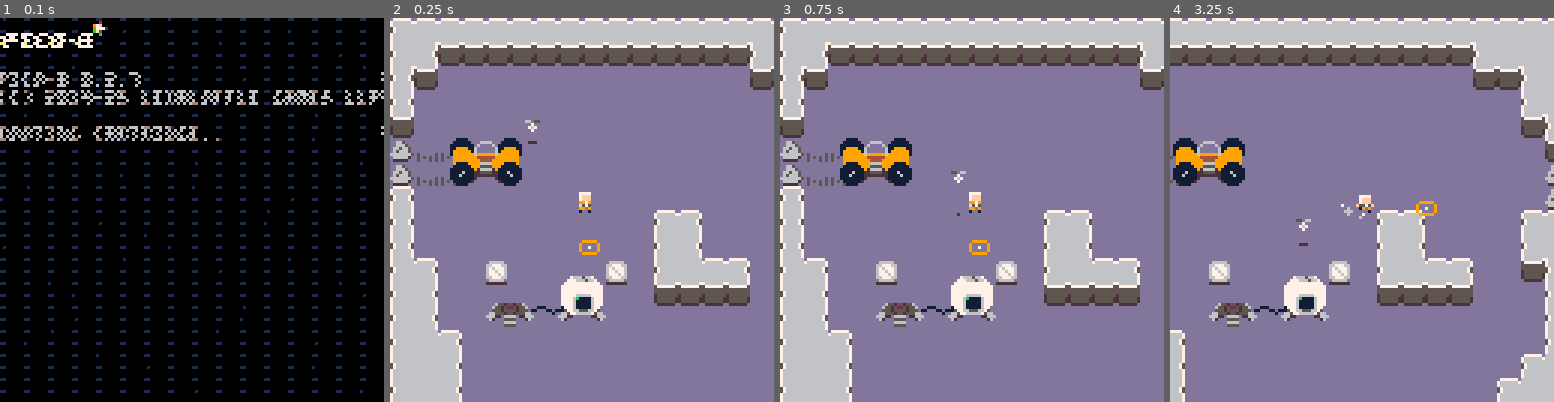
Above: before the commit, frames 1-4 (left to right).
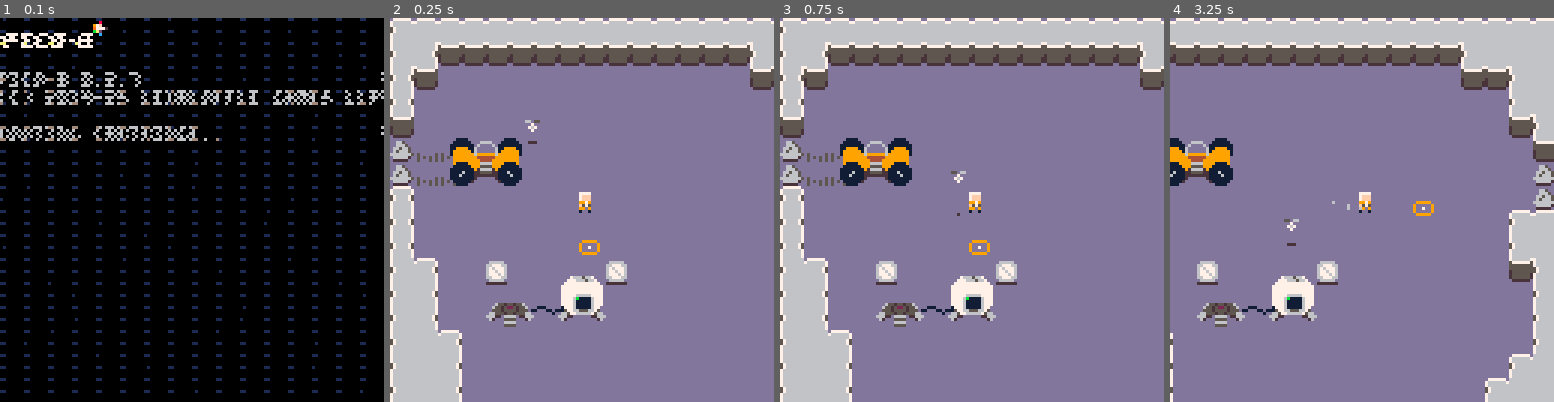
Above: after the commit, the same moments.

Repository: kevinthompson/moonbreak-p8
Game: PICO-8 cartridge moonbreak.p8
Two runs of this game, one before a commit and one after it. Both use one fixed random seed, a clock stepped at 60 frames per second and the inputs below.
Inputs:
- Up to frame 1 (0.1 s): no input
- Up to frame 2 (0.25 s): no input
- Up to frame 3 (0.75 s): tap X (X key) at 0.33 s; tap O (Z key) at 0.7 s
- Up to frame 4 (3.25 s): tap X (X key) at 1.07, 1.85, 2.97 s; hold Right 1.6-2.1 s; tap O (Z key) every 0.4 s from 1.7 to 2.9 s; hold Up 2.15-2.42 s; hold Right 2.47-3.03 s; hold Left from 3.08 s (still down)

Frame 1 is identical in both runs. In frame 2, 4.6% of the frame differs, in the area x 68-94%, y 50-75%; in frame 3, 4.6%; in frame 4, 17%, in the area x 0-100%, y 0-100%.

Commit message:
chore: update sprites

Diff:
--- a/moonbreak.p8
+++ b/moonbreak.p8
@@ -177,11 +177,11 @@
 4307070000000000000000000000000000005d5d5d5d5d5d5d5d0000005d5d5d5d5d5d5d5d5d5d5d5d5d5d5d5d5d5d5d4242424242424242424242424242424242424242424242424242424242424242424242424242424242424242424242424242424242424242424242424242424242424242424242424242424242424242
 4307070000000000000000000040000000004300000000000000000000005d5d5d5d5d5d5d5d5d5d5d5d5d5d5d5d5d5d4242424242424242424242424242424242424242424242424242424242424242424242424242424242424242424242424242424242424242424242424242424242424242424242424242424242424242
 5d00000000000000400000000000000000004300000000000000000000005d5d5d5d5d5d5d5d5d5d5d5d5d5d5d5d5d5d4242424242424242424242424242424242424242424242424242424242424242424242424242424242424242424242424242424242424242424242424242424242424242424242424242424242424242
-5d004000000000000000005d5d000000005d5d5d5d5d5d5d5d00000000005d5d5d5d5d5d5d5d5d5d5d5d5d5d5d5d5d5d4242424242424242424242424242424242424242424242424242424242424242424242424242424242424242424242424242424242424242424242424242424242424242424242424242424242424242
-5d000000000000000000005d5d000000005d5d5d5d5d5d5d5d00000000005d5d5d5d5d5d5d5d5d5d5d5d5d5d5d5d5d5d4242424242424242424242424242424242424242424242424242424242424242424242424242424242424242424242424242424242424242424242424242424242424242424242424242424242424242
-5d5d0000130000000013005d5d5d5d00005d5d5d5d5d5d5d0000000000005d5d5d5d5d5d5d5d5d5d5d5d5d5d5d5d5d5d4242424242424242424242424242424242424242424242424242424242424242424242424242424242424242424242424242424242424242424242424242424242424242424242424242424242424242
-5d5d0000000000000000005d5d5d5d0000005d5d5d5d5d5d5d5d0000005d5d5d5d5d5d5d5d5d5d5d5d5d5d5d5d5d5d5d4242424242424242424242424242424242424242424242424242424242424242424242424242424242424242424242424242424242424242424242424242424242424242424242424242424242424242
-5d5d000000400000000000400000000000005d5d5d5d5d5d5d5d5d5d5d5d5d5d5d5d5d5d5d5d5d5d5d5d5d5d5d5d5d5d4242424242424242424242424242424242424242424242424242424242424242424242424242424242424242424242424242424242424242424242424242424242424242424242424242424242424242
+5d004000000000000000000000000000005d5d5d5d5d5d5d5d00000000005d5d5d5d5d5d5d5d5d5d5d5d5d5d5d5d5d5d4242424242424242424242424242424242424242424242424242424242424242424242424242424242424242424242424242424242424242424242424242424242424242424242424242424242424242
+5d000000000000000000000000000000005d5d5d5d5d5d5d5d00000000005d5d5d5d5d5d5d5d5d5d5d5d5d5d5d5d5d5d4242424242424242424242424242424242424242424242424242424242424242424242424242424242424242424242424242424242424242424242424242424242424242424242424242424242424242
+5d5d0000130000000013000000000000005d5d5d5d5d5d5d0000000000005d5d5d5d5d5d5d5d5d5d5d5d5d5d5d5d5d5d4242424242424242424242424242424242424242424242424242424242424242424242424242424242424242424242424242424242424242424242424242424242424242424242424242424242424242
+5d5d000000000000000000000000000000005d5d5d5d5d5d5d5d0000005d5d5d5d5d5d5d5d5d5d5d5d5d5d5d5d5d5d5d4242424242424242424242424242424242424242424242424242424242424242424242424242424242424242424242424242424242424242424242424242424242424242424242424242424242424242
+5d5d000000400000000000000000000000005d5d5d5d5d5d5d5d5d5d5d5d5d5d5d5d5d5d5d5d5d5d5d5d5d5d5d5d5d5d4242424242424242424242424242424242424242424242424242424242424242424242424242424242424242424242424242424242424242424242424242424242424242424242424242424242424242
 5d5d5d0000000000000000000000000000405d5d5d5d5d5d5d5d5d5d5d5d5d5d5d5d5d5d5d5d5d5d5d5d5d5d5d5d5d5d4242424242424242424242424242424242424242424242424242424242424242424242424242424242424242424242424242424242424242424242424242424242424242424242424242424242424242
 5d5d5d00000000000000000000000000005d5d5d5d5d5d5d5d5d5d5d5d5d5d5d5d5d5d5d5d5d5d5d5d5d5d5d5d5d5d5d4242424242424242424242424242424242424242424242424242424242424242424242424242424242424242424242424242424242424242424242424242424242424242424242424242424242424242
 5d5d5d000000000000000000000000005d5d5d5d5d5d5d5d5d5d5d5d5d5d5d5d5d5d5d5d5d5d5d5d5d5d5d5d5d5d5d5d4242424242424242424242424242424242424242424242424242424242424242424242424242424242424242424242424242424242424242424242424242424242424242424242424242424242424242
Not shown, changed: sprites.png
